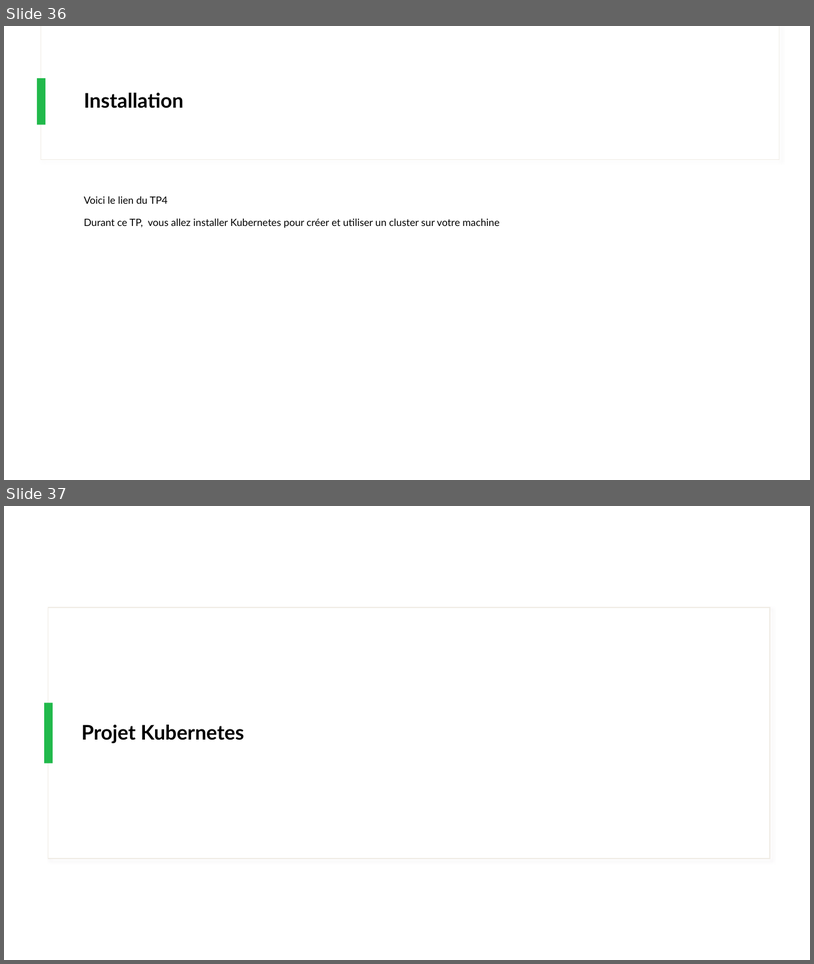
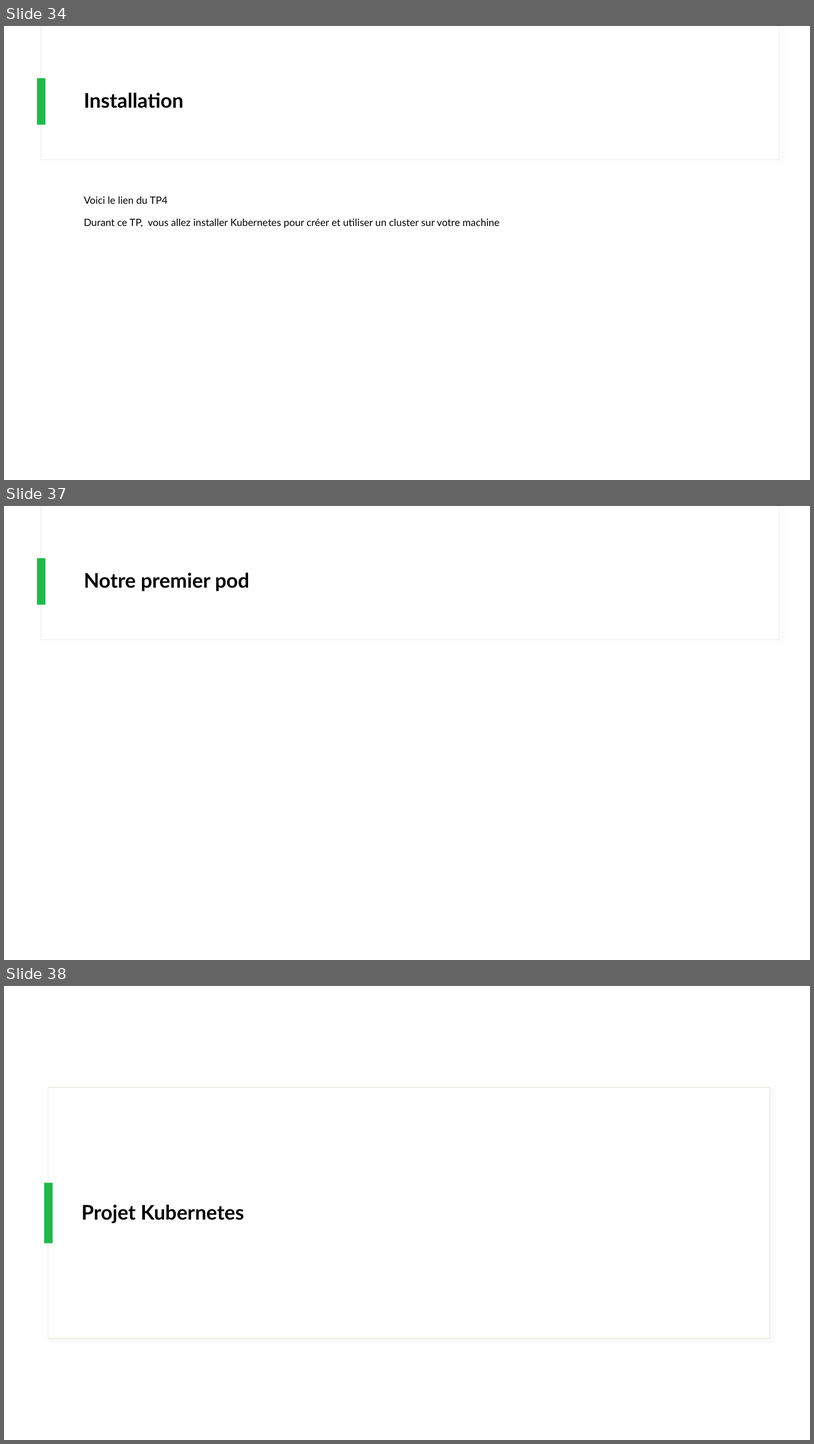
Before and after one commit to IPSSIASIDEV2/Jedy-DockerKubernetes-Formation, a slide deck: Cours/Cours.pptx. Shown one above the other, each under a label of ours: slides 36 and 37 before the commit, slides 34, 37 and 38 after it; the slides between them are not shown. The pictures are 814x964 and 814x1444 pixels, drawn with LibreOffice and Linux fonts; fonts in the diff are those of the drawing. Boxes give left, top, right and bottom in pixels: in the first picture for what was removed or moved away, otherwise in the second. Text is boxed around its words. In the diff, an @@ line names an element or a change of style, - is before the commit and + after.

```diff
--- a/Cours/Cours.pptx
+++ b/Cours/Cours.pptx
@@ slide 37 added at [4, 506, 810, 960], background #FFFFFF; not listed: 3 template elements that a slide beside it also shows @@
@@ title added at [84, 573, 249, 591], 24 pt, text #000000, bold @@
+Notre premier pod
@@ what was slide 36 is now slide 34 @@
@@ what was slide 37 is now slide 38 @@
```
Also in this commit, not shown: 1 slide changed, 1 other slide added, 1 slide removed.
